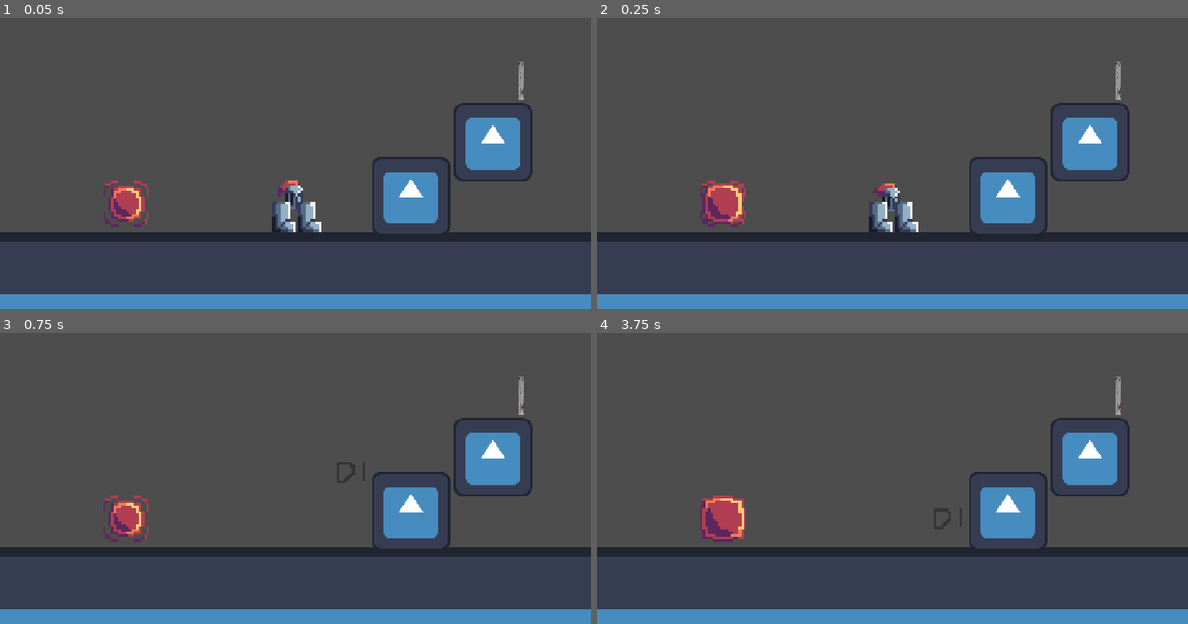
Above: before the commit, frames 1-4 (two rows, left to right).
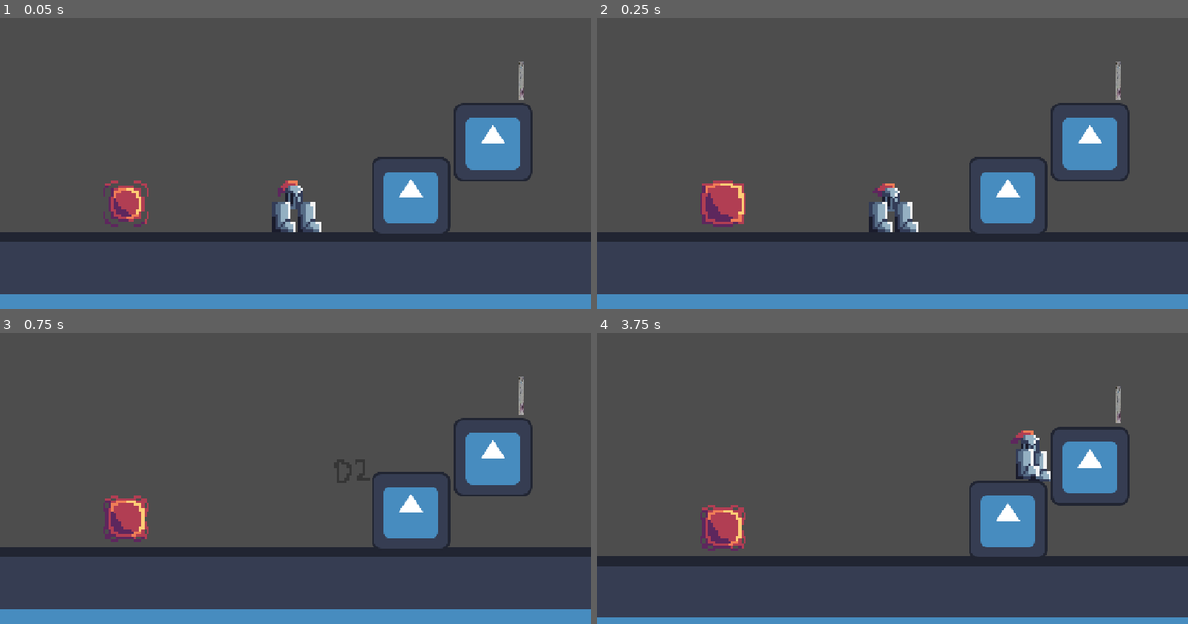
Above: after the commit, the same moments.

Repository: Nukkao/haven-2026
Game: Godot game, scene res://scenes/game.tscn
Two runs of this game, one before a commit and one after it. Both use one fixed random seed, a clock stepped at 60 frames per second and the inputs below. The engine's default icon, where the game draws it, is replaced by a stand-in: a white triangle on a blue panel in a dark square.
Inputs:
- Up to frame 1 (0.05 s): no input
- Up to frame 2 (0.25 s): no input
- Up to frame 3 (0.75 s): tap Enter (ui_accept) at 0.5 s; hold Right (ui_right) from 0.53 s (still down); tap Shift (dash) at 0.6 s
- Up to frame 4 (3.75 s): tap Enter (ui_accept) at 0.77, 1.52, 3.02 s; tap Shift (dash) every 0.75 s from 1.35 to 3.6 s; release Right (ui_right) at 2.03 s; hold Left (ui_left) 2.03-2.78 s; hold Right (ui_right) from 2.78 s (still down)

Frame 1 is identical in both runs. In frame 2, 0.6% of the frame differs, in the area x 17-26%, y 55-72%; in frame 3, 0.6%; in frame 4, 13%, in the area x 0-100%, y 14-98%.

Commit message:
linked final dash animation

Diff:
--- a/scenes/game.tscn
+++ b/scenes/game.tscn
@@ -156,7 +156,7 @@
 position = Vector2(-66, -11)
 sprite_frames = SubResource("SpriteFrames_g4v7s")
 autoplay = "default"
-frame_progress = 0.36801124
+frame_progress = 0.6059204
 
 [connection signal="body_entered" from="spike" to="Player" method="_on_spike_body_entered"]
 [connection signal="body_entered" from="orb" to="Player" method="_on_area_2d_body_entered"]
--- a/scenes/player.tscn
+++ b/scenes/player.tscn
@@ -148,7 +148,7 @@
 }],
 "loop": 0,
 "name": &"dash",
-"speed": 30.0
+"speed": 10.0
 }, {
 "frames": [{
 "duration": 1.0,
@@ -236,6 +236,8 @@
 sprite_frames = SubResource("SpriteFrames_ij6vw")
 animation = &"dash"
 autoplay = "idle"
+frame = 4
+frame_progress = 1.0
 
 [node name="CollisionShape2D" type="CollisionShape2D" parent="." unique_id=475979105]
 position = Vector2(0, -8)
@@ -246,5 +248,5 @@
 one_shot = true
 
 [node name="DashTimer" type="Timer" parent="." unique_id=480663157]
-wait_time = 0.2
+wait_time = 0.3
 one_shot = true
--- a/scripts/player.gd
+++ b/scripts/player.gd
@@ -5,7 +5,7 @@
 const AIRSPEED = 15
 const MAXSPEED = 200
 const JUMP_VELOCITY = -200
-const DASH_SPEED = 300
+const DASH_SPEED = 250
 
 var dash_ready = true
 var dashing = false
@@ -55,7 +55,7 @@
 			#play idle animation
 			animated_sprite.play("idle")
 	else:
-		if air_move_timer.is_stopped():
+		if air_move_timer.is_stopped() and not dashing:
 			animated_sprite.play("air-idle")
 
 	#flipping sprites for direction
@@ -65,7 +65,7 @@
 		animated_sprite.flip_h = true
 
 	#AIR MOVEMENT
-	if not air_move_timer.is_stopped():
+	if not air_move_timer.is_stopped() and not dashing:
 		animated_sprite.play("flip")
 		velocity.x += direction * AIRSPEED
 
@@ -82,10 +82,11 @@
 		dashing = true
 		velocity.x = direction * DASH_SPEED
 		dash_timer.start()
+		animated_sprite.play("dash")
 
 	if dashing:
 		velocity.y = 0
-		animated_sprite.play("dash")
+
 
 
 	move_and_slide()
